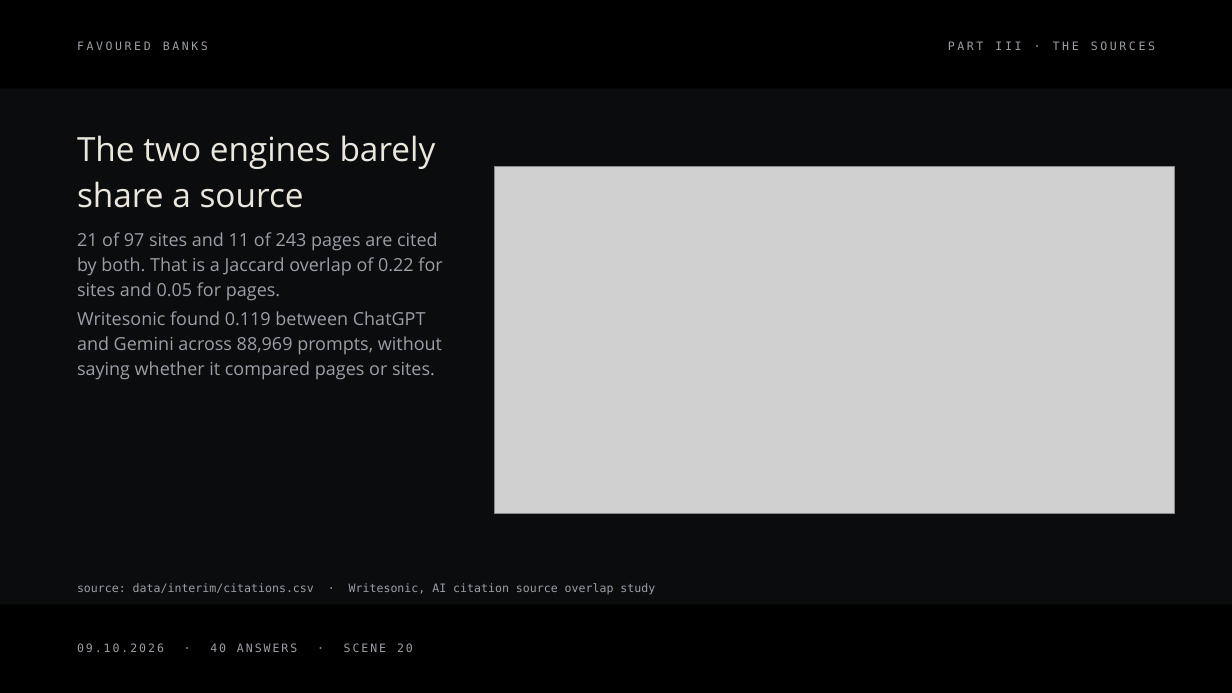
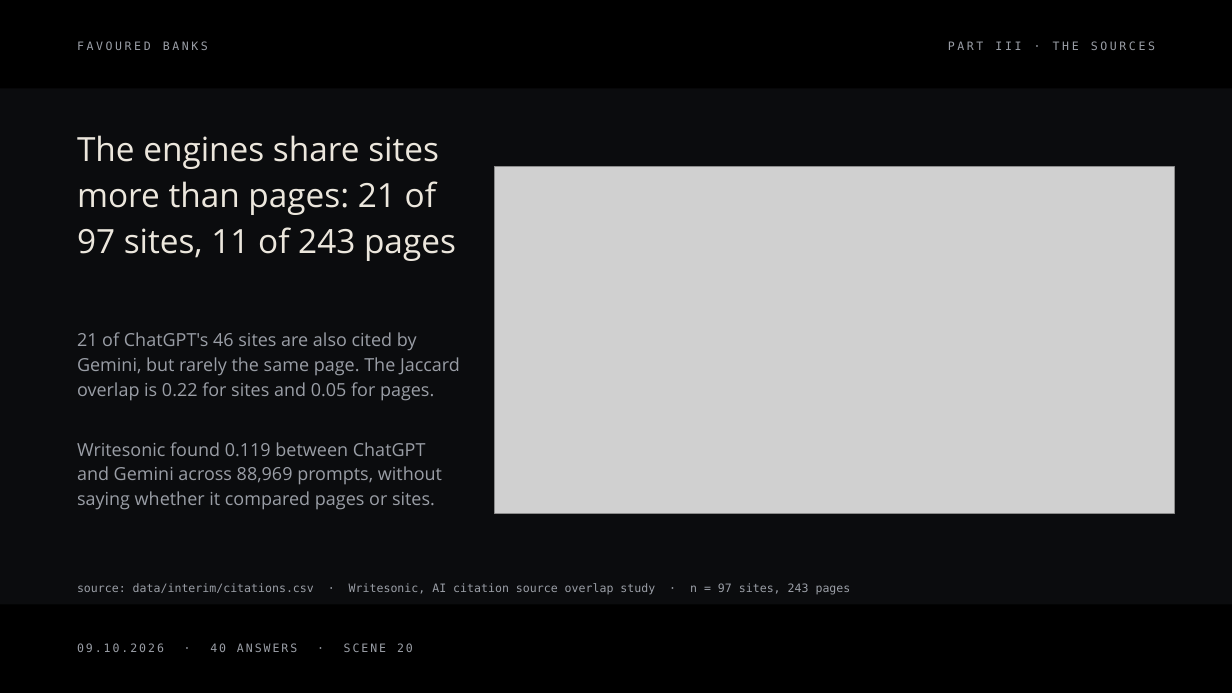
Before and after one commit to rgmwnn/geo-bank-visibility, a slide deck: slide 20 of deck/out/favoured-banks.pptx. Drawn at 1232x693 pixels with LibreOffice and Linux fonts; fonts in the diff are those of the drawing; grey boxes stand for pictures. Boxes give left, top, right and bottom in pixels: in the first picture for what was removed or moved away, otherwise in the second. Text is boxed around its words. In the diff, an @@ line names an element or a change of style, - is before the commit and + after.

```diff
--- a/deck/out/favoured-banks.pptx
+++ b/deck/out/favoured-banks.pptx
@@ text at (77, 135, 456, 261): text changed @@
-The two engines barely share a source
+The engines share sites more than pages: 21 of 97 sites, 11 of 243 pages
@@ text at (77, 332, 460, 401): text changed @@
-21 of 97 sites and 11 of 243 pages are cited by both. That is a Jaccard overlap of 0.22 for sites and 0.05 for pages.
+21 of ChatGPT's 46 sites are also cited by Gemini, but rarely the same page. The Jaccard overlap is 0.22 for sites and 0.05 for pages.
@@ text "Writesonic found 0.119 between ChatGPT ...": place and size @@
-text "Writesonic found 0.119 between ChatGPT ..." at (77, 311, 442, 380)
+text "Writesonic found 0.119 between ChatGPT ..." at (77, 442, 442, 510)
@@ text at (77, 583, 851, 595): text changed @@
-source: data/interim/citations.csv · Writesonic, AI citation source overlap study
+source: data/interim/citations.csv · Writesonic, AI citation source overlap study · n = 97 sites, 243 pages
```
Also in this commit, not shown: 31 other slides changed, 9 other files.
